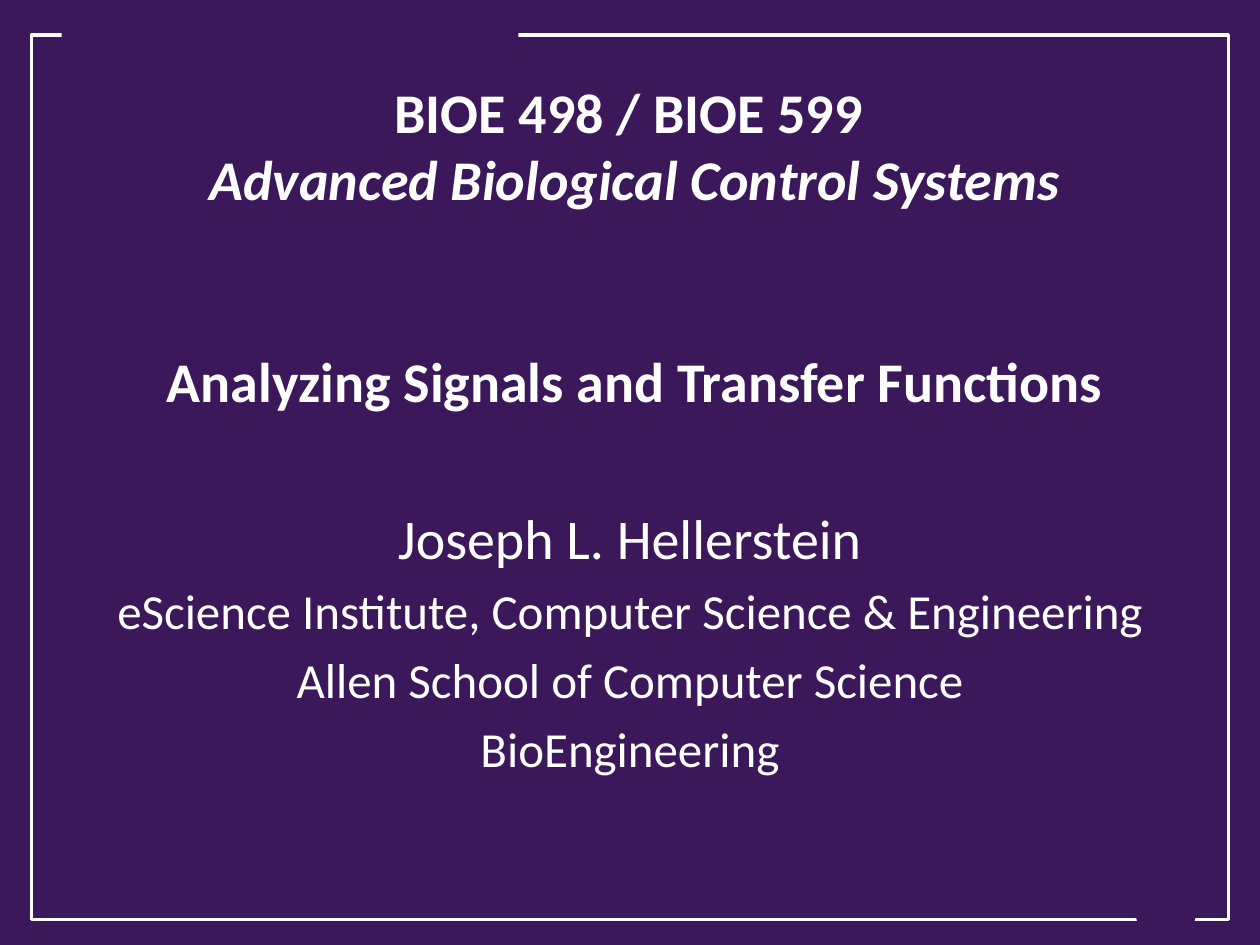
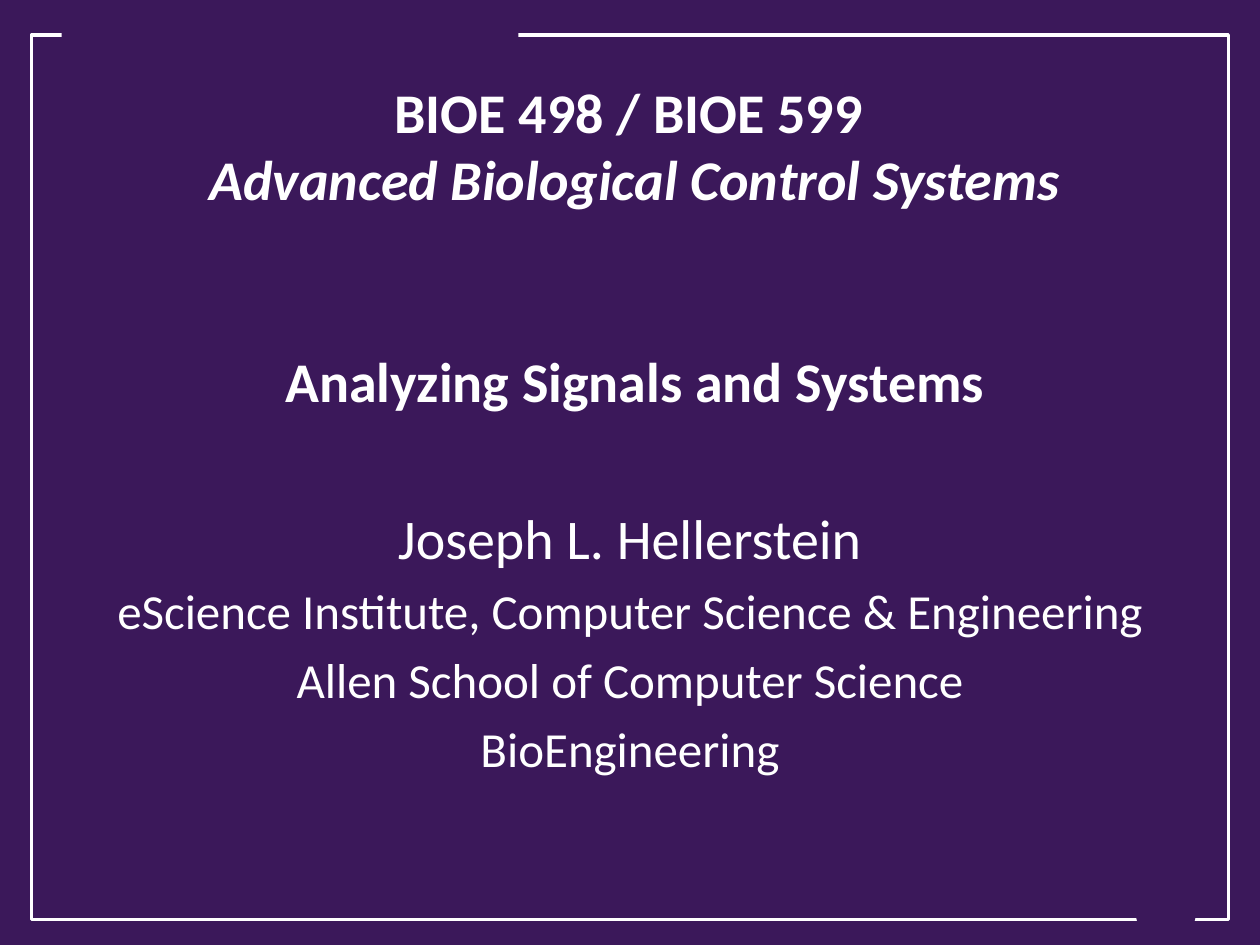
Before and after one commit to joseph-hellerstein/advanced-controls-lectures, a slide deck: slide 1 of Analyzing-Signals-And-Systems.pptx. Drawn at 1260x945 pixels with LibreOffice and Linux fonts; fonts in the diff are those of the drawing; background and template pictures are left out. Boxes give left, top, right and bottom in pixels: in the first picture for what was removed or moved away, otherwise in the second. Text is boxed around its words. In the diff, an @@ line names an element or a change of style, - is before the commit and + after.

```diff
--- a/Analyzing-Signals-And-Systems.pptx
+++ b/Analyzing-Signals-And-Systems.pptx
@@ title at (x1=210, y1=94, x2=1059, y2=412): text changed @@
-BIOE 498 / BIOE 599
-Advanced Biological Control Systems
-Analyzing Signals and Transfer Functions
+BIOE 498 / BIOE 599
+Advanced Biological Control Systems
+Analyzing Signals and Systems
```
Also in this commit, not shown: 3 other slides changed, 2 other files.
